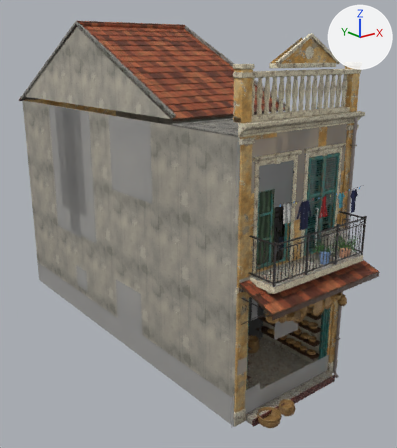
A saved change to the glTF model assets/models/city/colonial_2f_w4_ochre.glb.
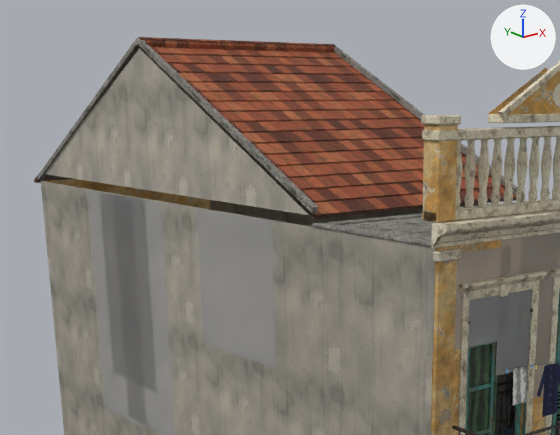
Each version appears first whole from a camera (50 mm lens) standing at (-10.04, -8.63, 9.03) and looking at (0.57, 4.64, 3.73), and next in a close-up on the part from 0% to 78% of the width and 0% to 54% of the height. Every picture has the same lights, and +X, +Y and +Z are marked at upper right. The last two pictures show the newer version. Objects named as collision shapes, trigger or cutter boxes, shadow casters or lower levels of detail are left out. Where no turn or scale is listed for an object, it has been applied to the vertices. Vertices at exactly the same position are counted once.

Before the edit, the objects in view are built like this:
```python
ob_colonial_2f_w4_ochre_detail = bpy.data.objects.new('colonial_2f_w4_ochre_detail', me_colonial_2f_w4_ochre_detail)
ob_colonial_2f_w4_ochre_detail.location = (0.0, 0.0, 0.0)
ob_colonial_2f_w4_ochre_foliage = bpy.data.objects.new('colonial_2f_w4_ochre_foliage', me_colonial_2f_w4_ochre_foliage)
ob_colonial_2f_w4_ochre_foliage.location = (0.0, 0.0, 0.0)
ob_colonial_2f_w4_ochre_shell = bpy.data.objects.new('colonial_2f_w4_ochre_shell', me_colonial_2f_w4_ochre_shell)
ob_colonial_2f_w4_ochre_shell.location = (0.0, 0.0, 0.0)
# me_colonial_2f_w4_ochre_shell
# before: 443 (2.0, 12.0, 7.3), 661 (-2.0, 12.0, 7.3) at pixel (40, 180), 2532 (-2.0, 2.4, 7.3) at pixel (314, 227), 2865 (2.0, 2.4, 7.3), 3189 (-2.0, 12.0, 7.45) at pixel (39, 173)
# before: 3190 (-2.0, 2.4, 7.45) at pixel (314, 215), 3191 (2.0, 2.4, 7.45), 3192 (2.0, 12.0, 7.45)
```
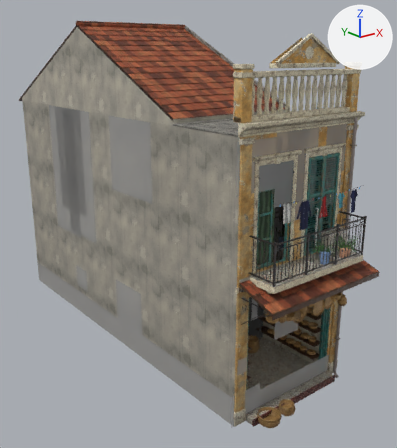
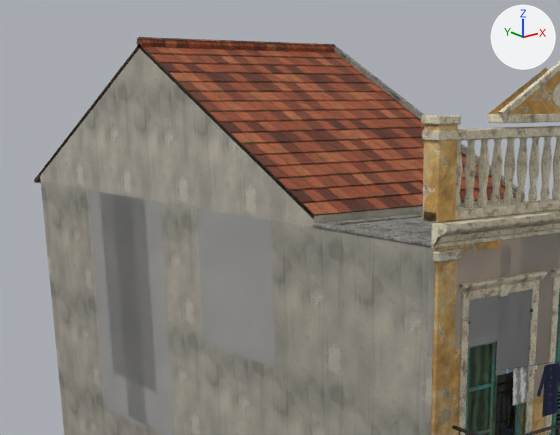
Where the change shows, as pixel boxes (x1, y1, x2, y2) in the close-ups (560 x 435 px):
part 1 of me_colonial_2f_w4_ochre_shell, deleted: before (38, 38, 318, 213)
part 2 of me_colonial_2f_w4_ochre_shell, added: after (40, 174, 517, 227)

The change, as a diff of the scene's bpy script:
```diff
--- a/assets/models/city/colonial_2f_w4_ochre.glb.py
+++ b/assets/models/city/colonial_2f_w4_ochre.glb.py
@@ me_colonial_2f_w4_ochre_shell @@
 # used by ob_colonial_2f_w4_ochre_shell; location = (0.0, 0.0, 0.0)
 # verts and faces of me_colonial_2f_w4_ochre_shell; kept vertices keep their numbers, new ones are numbered from 3298
-me_colonial_2f_w4_ochre_shell.from_pydata(...)  # 3298 vertices, 5409 faces; spans x -2.06..2.06, y -1.16..12.36, z 0.0..9.91
+me_colonial_2f_w4_ochre_shell.from_pydata(...)  # 3286 vertices, 5397 faces; spans x -2.06..2.06, y -1.16..12.36, z 0.0..9.91
+# me_colonial_2f_w4_ochre_shell part 1: the loose piece of 12 vertices spanning x -2.04..-1.96, y 2.36..12.04, z 7.32..9.89 is deleted
+# me_colonial_2f_w4_ochre_shell part 2
+faces += [(661, 3190, 3189), (661, 2532, 3190), (443, 3192, 2865), (2865, 3192, 3191), (2532, 2865, 3191), (2532, 3191, 3190)]  # mat_arch_cement_render
+faces += [(443, 3189, 3192), (443, 661, 3189)]  # mat_arch_cement_render
 me_colonial_2f_w4_ochre_shell.materials.append(mat_arch_plaster_ochre)
```
